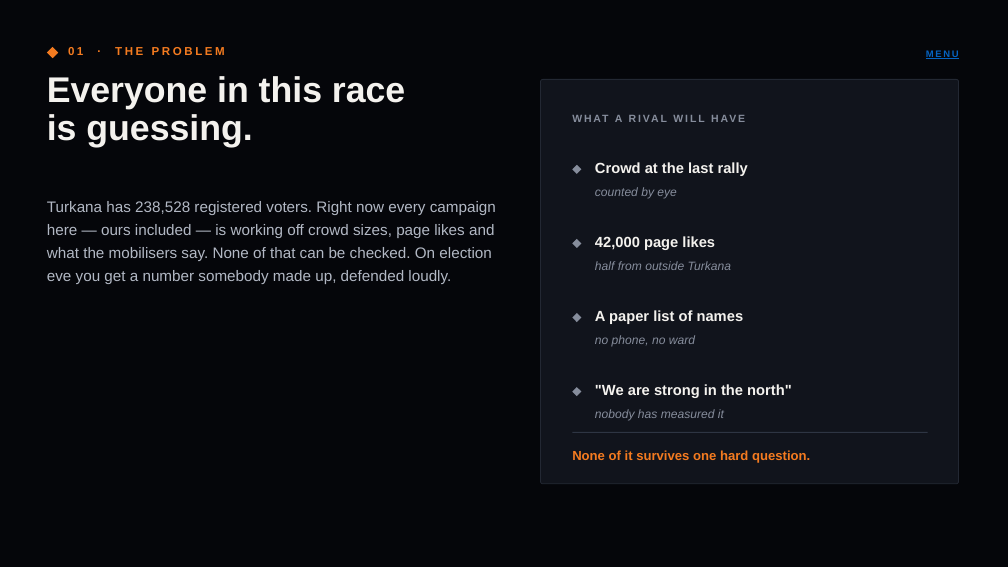
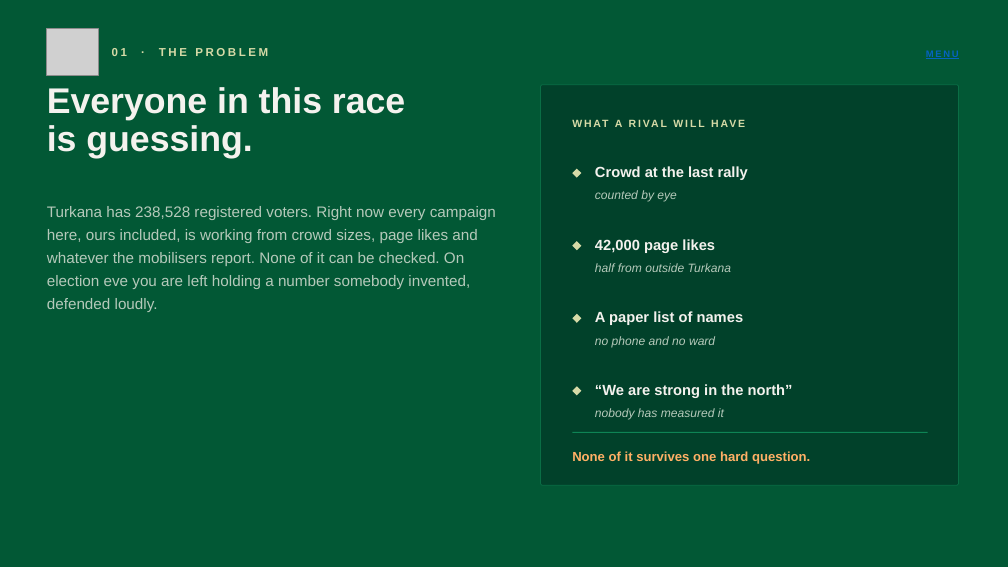
Before and after one commit to breezy-ke/Jarvis-, a slide deck: slide 3 of akiyar/docs/turkana-board-deck.pptx. Drawn at 1008x567 pixels with LibreOffice and Linux fonts; fonts in the diff are those of the drawing; grey boxes stand for pictures. Boxes give left, top, right and bottom in pixels: in the first picture for what was removed or moved away, otherwise in the second. Text is boxed around its words. In the diff, an @@ line names an element or a change of style, - is before the commit and + after.

```diff
--- a/akiyar/docs/turkana-board-deck.pptx
+++ b/akiyar/docs/turkana-board-deck.pptx
@@ background #05060A to #025835 @@
@@ picture added at (x1=47, y1=29, x2=98, y2=76) @@
@@ diamond removed at (x1=47, y1=47, x2=58, y2=58) @@
@@ text "01 · THE PROBLEM" moved from (x1=68, y1=47, x2=225, y2=55) to (x1=112, y1=48, x2=268, y2=56) @@
@@ text "01 · THE PROBLEM" at (x1=112, y1=48, x2=268, y2=56): text colour #F47B20 to #D6DAA7 @@
@@ text "Everyone in this race" moved from (x1=47, y1=76, x2=405, y2=147) to (x1=47, y1=87, x2=405, y2=158) @@
@@ rounded rectangle resized from (x1=541, y1=79, x2=959, y2=484) to (x1=541, y1=85, x2=959, y2=485) @@
@@ rounded rectangle at (x1=541, y1=85, x2=959, y2=485): fill #11141C to #01412A; outline #232833 0.75 pt to #0A6E45 0.75 pt @@
@@ text "WHAT A RIVAL WILL HAVE" at (x1=615, y1=119, x2=623, y2=127): text colour #868D9C to #D6DAA7 @@
@@ diamond moved from (x1=572, y1=165, x2=582, y2=174) to (x1=572, y1=169, x2=582, y2=178) @@
@@ fill #868D9C to #D6DAA7 in 4 elements at (x1=572, y1=386, x2=582, y2=395), (x1=572, y1=314, x2=582, y2=323), (x1=572, y1=241, x2=582, y2=250), (x1=572, y1=169, x2=582, y2=178) @@
@@ text "Crowd at the last rally" moved from (x1=595, y1=162, x2=748, y2=176) to (x1=595, y1=166, x2=748, y2=180) @@
@@ text at (x1=47, y1=206, x2=496, y2=312): text changed; text colour #B2B8C4 to #B5C9BA @@
-Turkana has 238,528 registered voters. Right now every campaign here — ours included — is working off crowd sizes, page likes and what the mobilisers say. None of that can be checked. On election eve you get a number somebody made up, defended loudly.
+Turkana has 238,528 registered voters. Right now every campaign here, ours included, is working from crowd sizes, page likes and whatever the mobilisers report. None of it can be checked. On election eve you are left holding a number somebody invented, defended loudly.
@@ text colour #868D9C to #B5C9BA in 3 elements at (x1=595, y1=408, x2=724, y2=420), (x1=595, y1=263, x2=731, y2=272), (x1=595, y1=190, x2=676, y2=202) @@
@@ text at (x1=595, y1=336, x2=715, y2=347): text changed; text colour #868D9C to #B5C9BA @@
-no phone, no ward
+no phone and no ward
@@ text at (x1=595, y1=384, x2=793, y2=398): text changed @@
-"We are strong in the north"
+“We are strong in the north”
@@ text "None of it survives one ..." at (x1=572, y1=451, x2=810, y2=464): text colour #F47B20 to #FFB066 @@
@@ line (572, 433) - (928, 433): stroke #2E3543 1 pt to #0E8455 1 pt @@
```
Also in this commit, not shown: 12 other slides changed, 10 other files.
